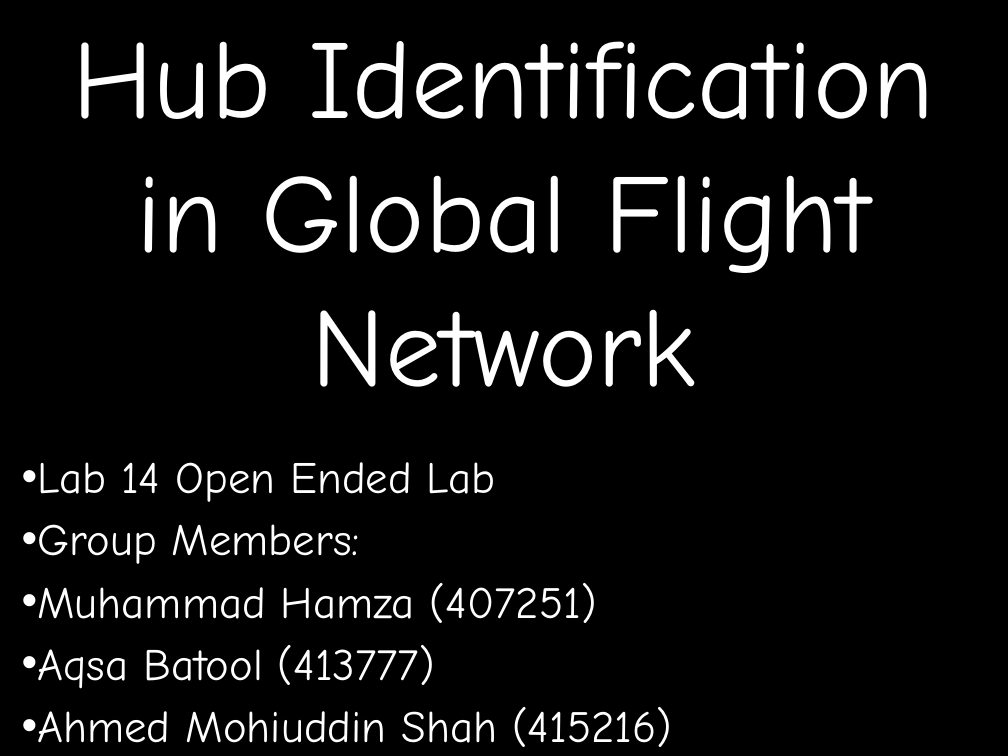
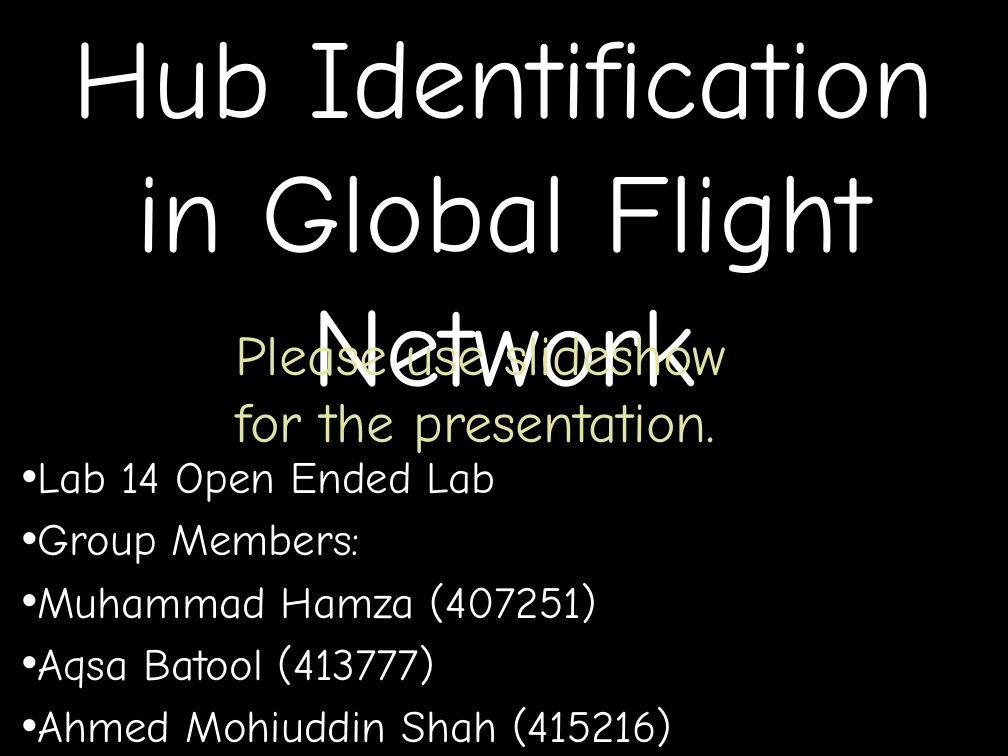
Before and after one commit to Ahmed-Mohiuddin-Shah/Machine-Learning-Labs, a slide deck: slide 1 of Lab14 Open Lab/slides.pptx. Drawn at 1008x756 pixels with LibreOffice and Linux fonts; fonts in the diff are those of the drawing; background and template pictures are left out. Boxes give left, top, right and bottom in pixels: in the first picture for what was removed or moved away, otherwise in the second. Text is boxed around its words. In the diff, an @@ line names an element or a change of style, - is before the commit and + after.

Commit message:
chore: update first slide

```diff
--- a/Lab14 Open Lab/slides.pptx
+++ b/Lab14 Open Lab/slides.pptx
@@ text added at (236,326,726,453), 40 pt, text #E0E5A4 @@
+Please use slideshow for the presentation.
```
